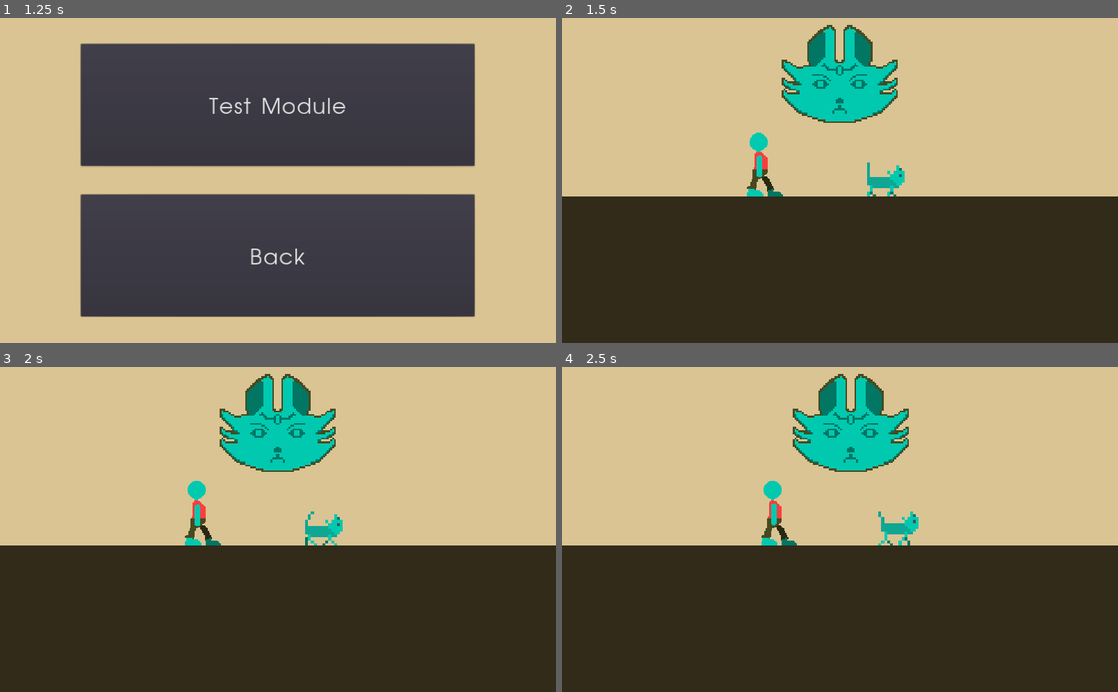
Above: before the commit, frames 1-4 (two rows, left to right).
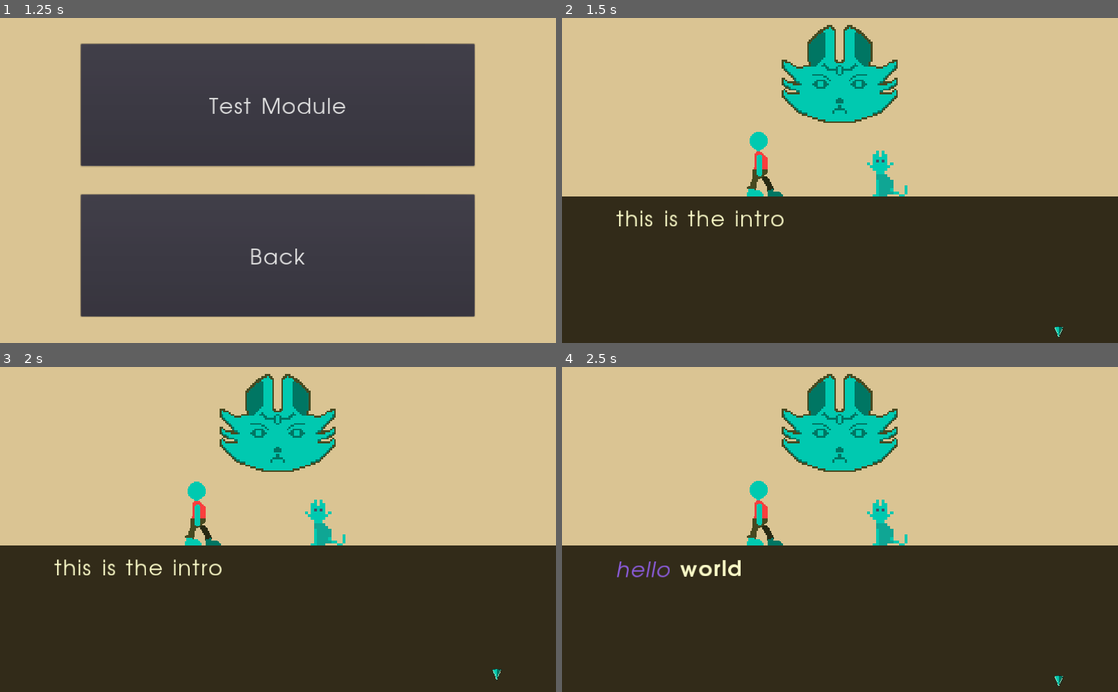
Above: after the commit, the same moments.

Repository: ayylol/ProjectTransitions
Game: Godot game, scene res://systems/Root.tscn
Two runs of this game, one before a commit and one after it. Both use one fixed random seed, a clock stepped at 60 frames per second and the inputs below.
Inputs:
- Up to frame 1 (1.25 s): click "Adventure" at 0.5 s
- Up to frame 2 (1.5 s): click "Test Module" at 1.25 s
- Up to frame 3 (2 s): no input
- Up to frame 4 (2.5 s): tap Enter (ui_accept) at 2, 2.27 s; hold D (right) from 2.03 s (still down)

Frame 1 is identical in both runs. In frame 2, 1.0% of the frame differs, in the area x 9-91%, y 35-99%; in frame 3, 1.0%; in frame 4, 4.9%, in the area x 9-91%, y 2-99%.
Error before the commit: Assertion failed: res://content/documentation_content.json does not exist. (res://systems/Database.gd:6)

Commit message:
added text documentation

Diff:
--- a/content/documentation_commented.json
+++ b/content/documentation_commented.json
@@ -25,12 +25,35 @@
 // to as the "Content" of a given label.
 // The labels are used to find and use the content.
 
+// IMPORTANT:
+// Currently the specific module loaded into the game is defined in the "start"
+// function within the file "Module.gd". To Specify the module to be loaded
+// ensure that the json file ends with "_content.json" and is within the content
+// folder. Then, edit the "load_module" function call within start to use the
+// part of the file name before the "_content.json" as an argument.
+// i.e., to load the file documentation_content.json use load_module("documentation")
+
 {
-  // [Content]
+  ///////////////
+  // [Content] //
+  ///////////////
+  // The content of a given label describes what will happen when the game goes to
+  // that label. These effects can relate to what is being displayed, like changing
+  // the dialogue text, or to the state of the game, like editing the value of a flag.
 
+  // currently the following features are implemented into the content parsing:
+  // "text",        see [Text]
+  // "choices",     see [Choices]
+  // "conditional"  see [Conditional]
+  // "effect"       see [Effect]
+  // "character"    see [Character/Emotion]
+  // "emotion"      see [Character/Emotion]
+  // "audio"        see [Audio]
+
+  // The following is an example of a label:
   "intro":
   {
-    "text": "test text",
+    "text": "this is the intro",
     "choices":
     [
       {
@@ -38,15 +61,58 @@
         "label": "text_explained"
       }
     ]
+  },
+  ////////////
+  // [Text] //
+  ////////////
+  // the value corresponding to "text" is used to alter the text in the bottom
+  // dialogue box.
+
+  // When reaching the following label the text "hello world" will appear at
+  // the bottom of the screen.
+  "text_explained":
+  {
+    "text": "hello world",
+    "choices":
+    [
+      {
+        "text": "{next}",
+        "label": "text_explained2"
+      }
+    ]
+  },
+  // Text can be formatted through the use of bbcode to add things such as
+  // movement effects, and colors.
+  "text_explained2":
+  {
+    "text": "[color=#8E5DE2][i]hello[/i][/color] [wave][b]world[/b][/wave]",
+    "choices":
+    [
+      {
+        "text": "{next}",
+        "label": "text_explained2"
+      }
+    ]
   }
-  // [Text] //
 
+  ///////////////
   // [Choices] //
+  ///////////////
 
+  ///////////////////
   // [Conditional] //
+  ///////////////////
 
+  //////////////
+  // [Effect] //
+  //////////////
+
+  /////////////////////////
   // [Character/Emotion] //
+  /////////////////////////
 
+  /////////////
   // [Audio] //
+  /////////////
 
 }
--- /dev/null
+++ b/content/documentation_content.json
@@ -0,0 +1,35 @@
+{
+  "intro":
+  {
+    "text": "this is the intro",
+    "choices":
+    [
+      {
+        "text": "{next}",
+        "label": "text_explained"
+      }
+    ]
+  },
+  "text_explained":
+  {
+    "text": "hello world",
+    "choices":
+    [
+      {
+        "text": "{next}",
+        "label": "text_explained2"
+      }
+    ]
+  },
+  "text_explained2":
+  {
+    "text": "[color=#8E5DE2][i]hello[/i][/color] [wave][b]world[/b][/wave]",
+    "choices":
+    [
+      {
+        "text": "{next}",
+        "label": "text_explained2"
+      }
+    ]
+  }
+}
--- a/resources/fonts/tex_italic.tres
+++ b/resources/fonts/tex_italic.tres
@@ -4,7 +4,6 @@
 
 [resource]
 size = 40
-outline_size = 1
 outline_color = Color( 0, 0, 0, 1 )
 use_mipmaps = true
 use_filter = true
